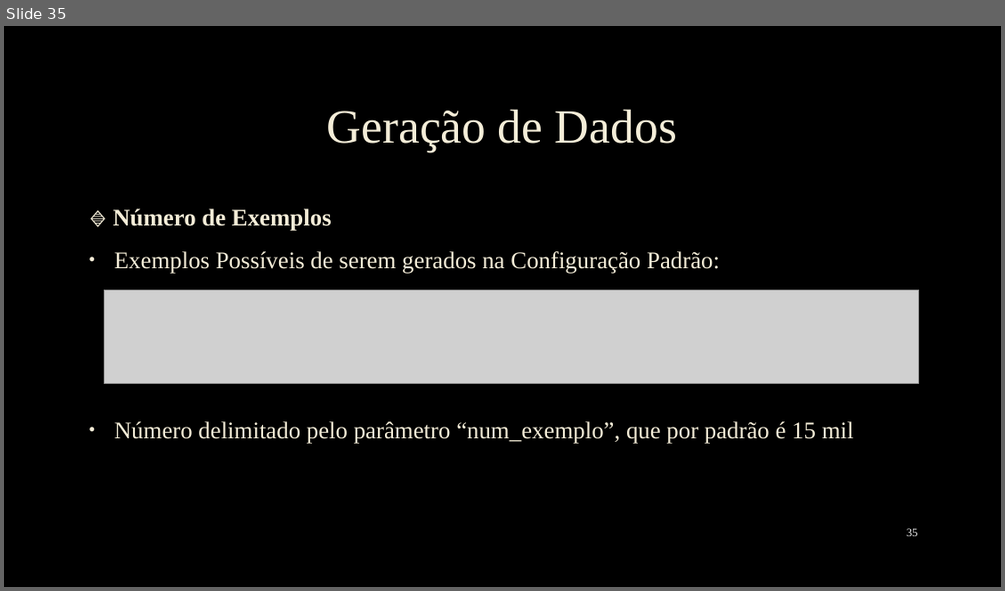
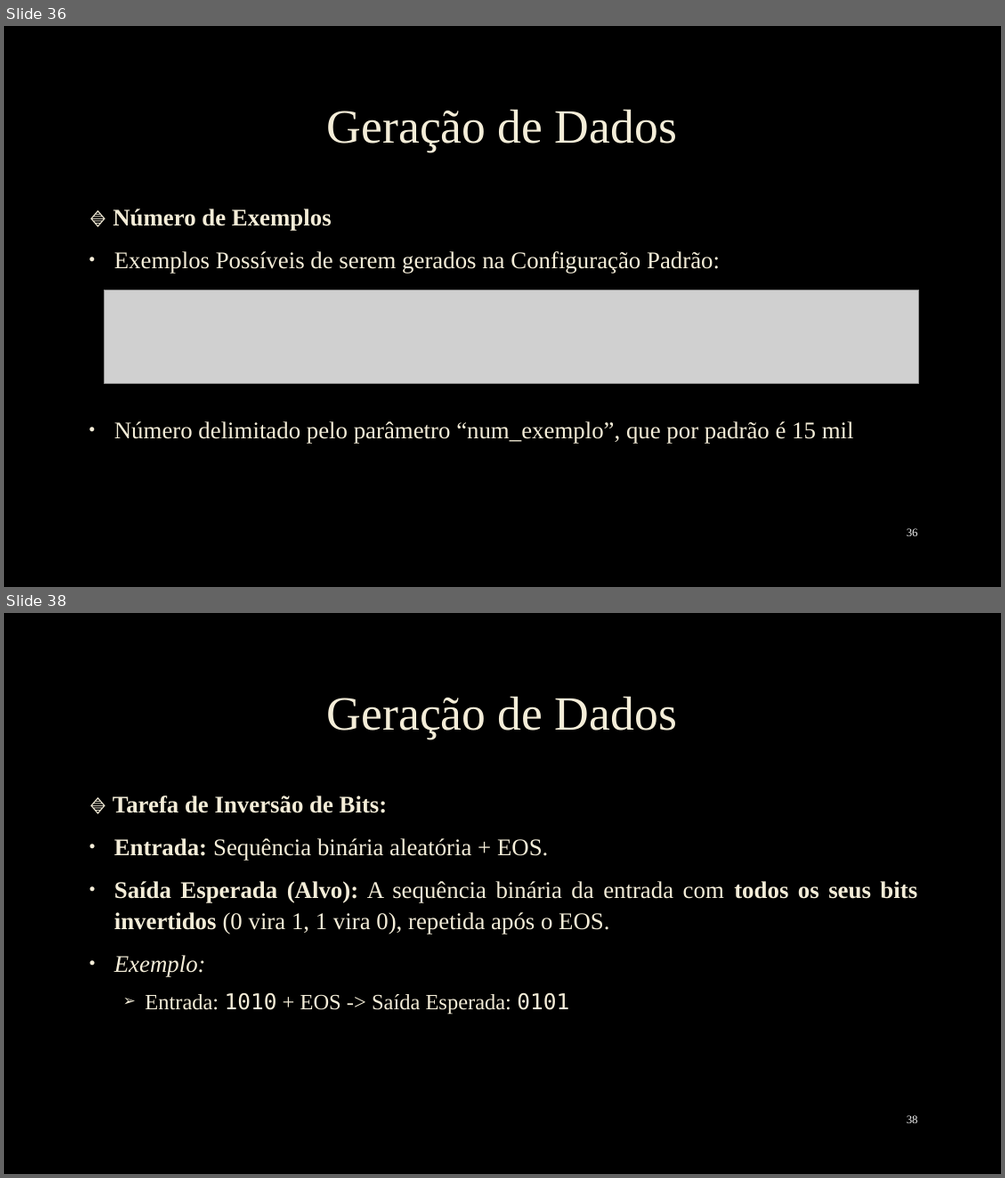
Before and after one commit to EmanuelSilva69/Neural_Turing_Machine_Criadorara, a slide deck: Slide/apresentação NTM.pptx. Shown one above the other, each under a label of ours: slide 35 before the commit, slides 36 and 38 after it; the slides between them are not shown. The pictures are 1005x591 and 1005x1178 pixels, drawn with LibreOffice and Linux fonts; fonts in the diff are those of the drawing; grey boxes stand for pictures; background and template pictures are left out. Boxes give left, top, right and bottom in pixels: in the first picture for what was removed or moved away, otherwise in the second. Text is boxed around its words. In the diff, an @@ line names an element or a change of style, - is before the commit and + after.

```diff
--- a/Slide/apresentação NTM.pptx
+++ b/Slide/apresentação NTM.pptx
@@ slide 38 added at (4,613,1001,1174), background picture (left out) @@
@@ title added at (327,696,677,738), 46 pt, text #F4EDD8 @@
+Geração de Dados
@@ text added at (113,795,917,1014), 23 pt, text #F4EDD8 @@
+🔹 Tarefa de Inversão de Bits:
+• Entrada: Sequência binária aleatória + EOS.
+• Saída Esperada (Alvo): A sequência binária da entrada com todos os seus bits invertidos (0 vira 1, 1 vira 0), repetida após o EOS.
+• Exemplo:
+  ➢ Entrada: 1010 + EOS -> Saída Esperada: 0101
@@ page number added at (906,1115,918,1123), 11 pt, text #F2F2F2 @@
+38
@@ what was slide 35 is now slide 36 @@
@@ page number at (906,528,918,536): text changed @@
-35
+36
```
Also in this commit, not shown: 17 slides changed, 4 other slides added.
